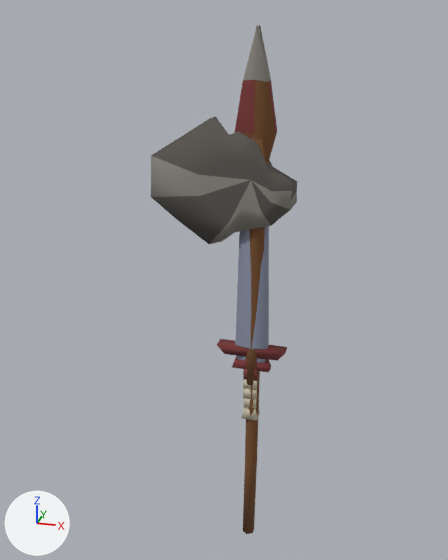
One commit to the Blender file art-src/weapon-pack/weapon_set_src.blend: the scene before it, then after it.
The view is the same before and after, from a 50 mm camera at (0.457, -2.193, 1.37) aimed at (-0.133, 0.058, 0.418). Every picture has the same lights, and +X, +Y and +Z are marked at lower left. The older version comes first.

In view in the first picture: 'wpn_axe_01', 'wpn_knife_01', 'wpn_spear_01', 'wpn_sword_01'.
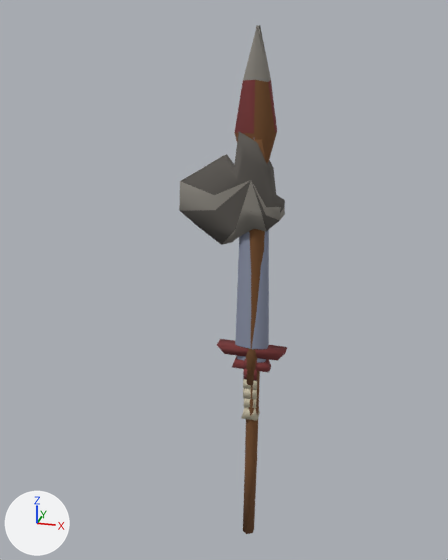
The change, as a list of edits to the scene's bpy script:
```text
Change me_wpn_axe_01_009:
    used by ob_wpn_axe_01; location = (0.0, 0.0, 0.0)
    remove me_wpn_axe_01_009.from_pydata(...)  # 128 vertices, 96 faces; spans x -0.408..0.149, y -0.067..0.071, z 0.0..1.067
    add me_wpn_axe_01_009.from_pydata(...)  # 128 vertices, 96 faces; spans x -0.294..0.107, y -0.067..0.071, z 0.0..1.027
    me_wpn_axe_01_009 part 1: 44 of the vertices in x -0.408..0.149, y -0.056..0.063, z 0.594..1.067 are scaled about their middle by 0.72, then moved by (0.036, -0.001, -0.066)
```

What differs and where, as boxes [x1, y1, x2, y2] in the pictures (448 x 560 px; the box of a moved part takes in the faces that stretch with it):
'wpn_axe_01', reshaped (27% narrower): before [151, 116, 297, 385]; after [179, 132, 285, 385]
part 1 of me_wpn_axe_01_009, moved or reshaped: before [151, 116, 297, 244]; after [179, 134, 285, 245]
